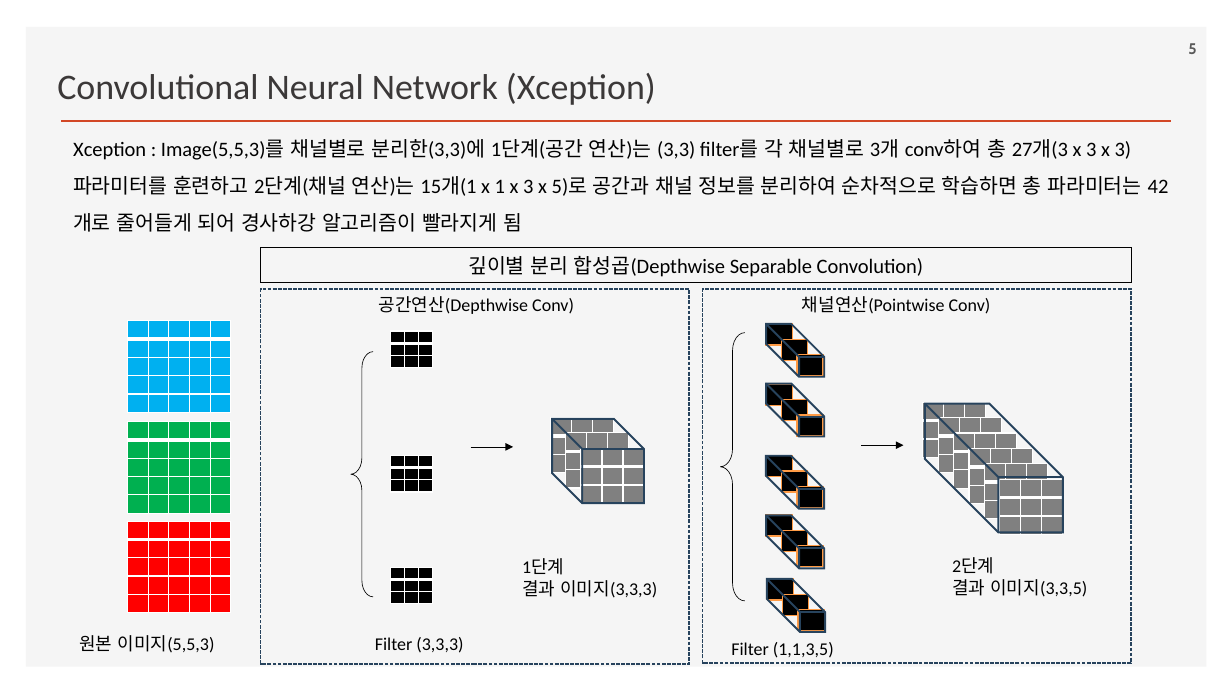
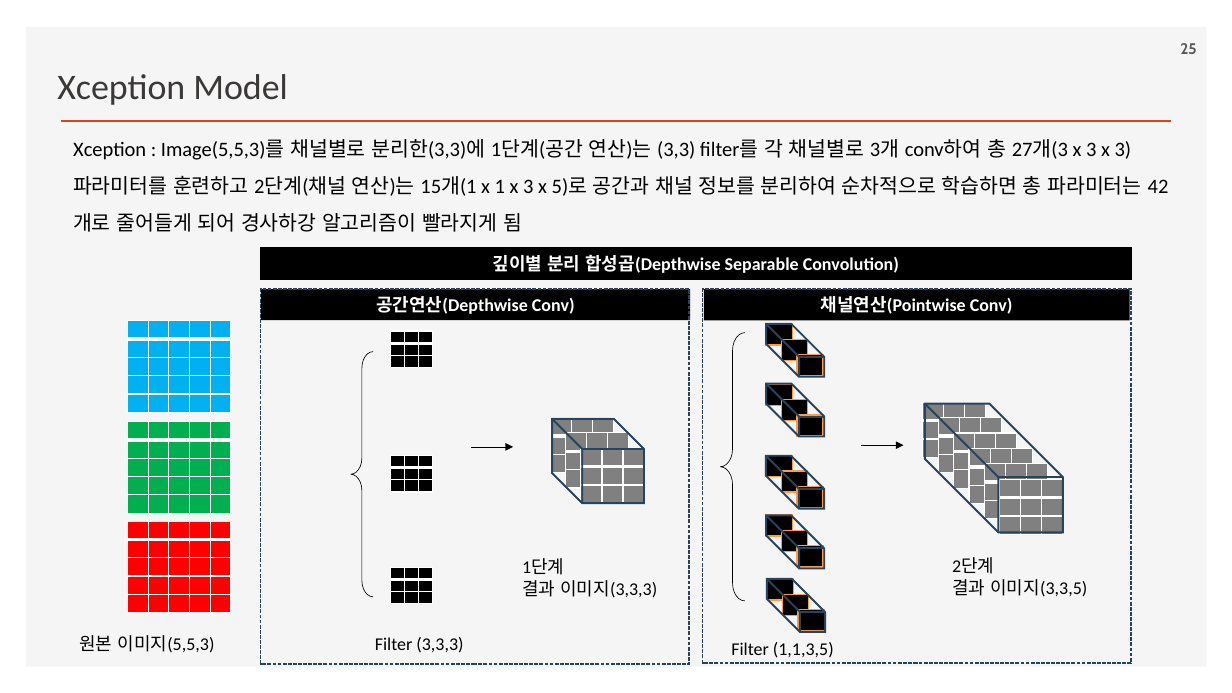
Before and after one commit to ancestor9/2026_Fall_Deep-Learning-with-Python, a slide deck: slide 25 of Chapter 09 ConvNet architecture patterns.pptx (slide 5 before the commit). Drawn at 1232x693 pixels with LibreOffice and Linux fonts; fonts in the diff are those of the drawing; background and template pictures are left out. Boxes give left, top, right and bottom in pixels: in the first picture for what was removed or moved away, otherwise in the second. Text is boxed around its words. In the diff, an @@ line names an element or a change of style, - is before the commit and + after.

```diff
--- a/Chapter 09 ConvNet architecture patterns.pptx
+++ b/Chapter 09 ConvNet architecture patterns.pptx
@@ page number at (x1=1180, y1=43, x2=1196, y2=54): text changed @@
-5
+25
@@ text at (x1=57, y1=74, x2=288, y2=105): text changed @@
-Convolutional Neural Network (Xception)
+Xception Model
@@ rectangle "깊이별 분리 합성곱(Depthwise Separable Convolution)" at (x1=261, y1=248, x2=1131, y2=279): size 16 to 14 pt, text colour #000000 to #FFFFFF, bold on; fill none to #000000 @@
@@ rectangle "공간연산(Depthwise Conv)" resized from (x1=379, y1=296, x2=574, y2=314) to (x1=261, y1=289, x2=690, y2=321) @@
@@ rectangle "공간연산(Depthwise Conv)" at (x1=261, y1=289, x2=690, y2=321): text colour #000000 to #FFFFFF, bold on; alignment left to centre; fill none to #000000 @@
@@ rectangle "채널연산(Pointwise Conv)" at (x1=704, y1=289, x2=1130, y2=321): text colour #000000 to #FFFFFF, bold on; alignment left to centre; fill none to #000000 @@
@@ rectangle "채널연산(Pointwise Conv)" resized from (x1=802, y1=296, x2=991, y2=314) to (x1=704, y1=289, x2=1130, y2=321) @@
```
Also in this commit, not shown: 5 other slides changed, 8 slides added, 1 other file.
